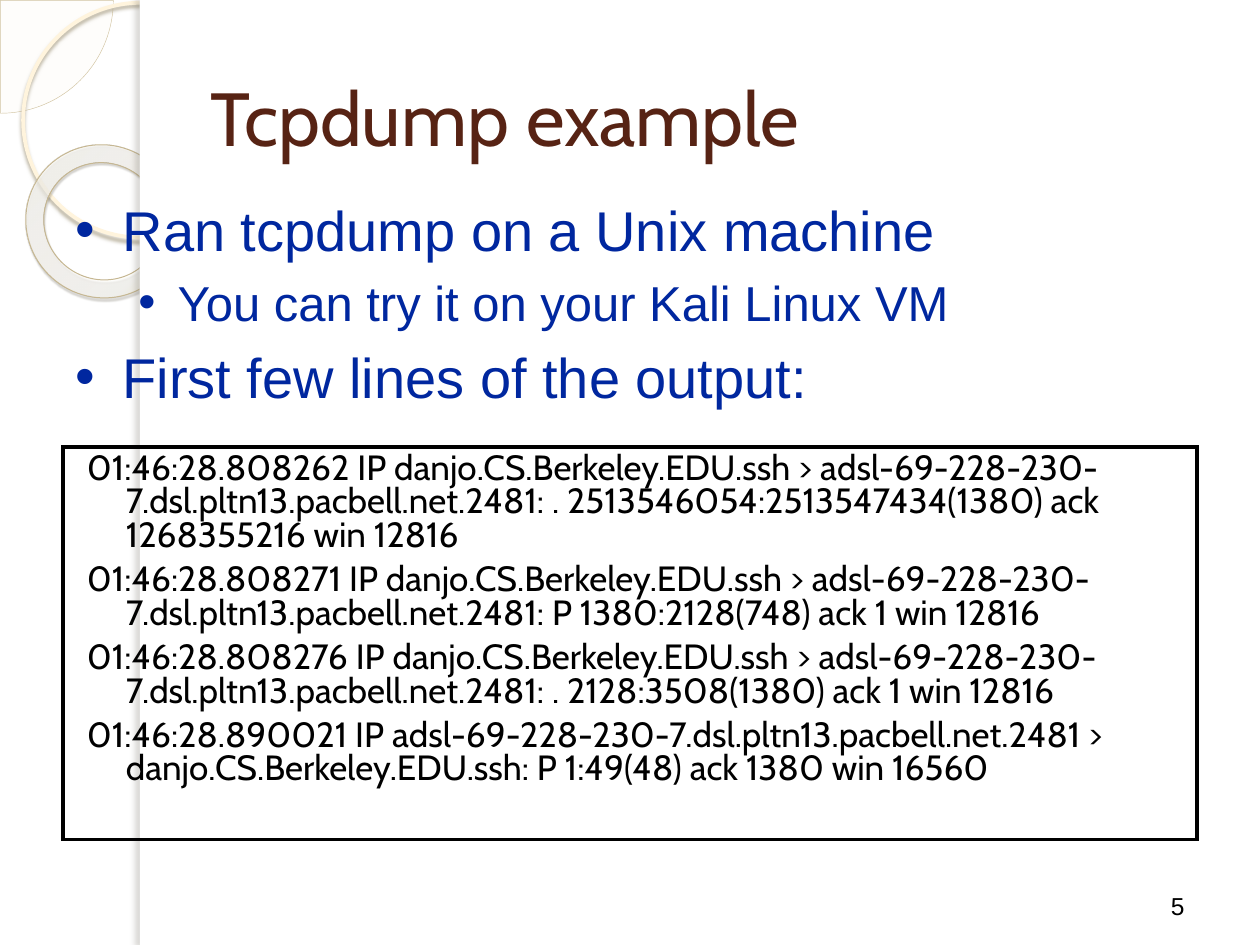
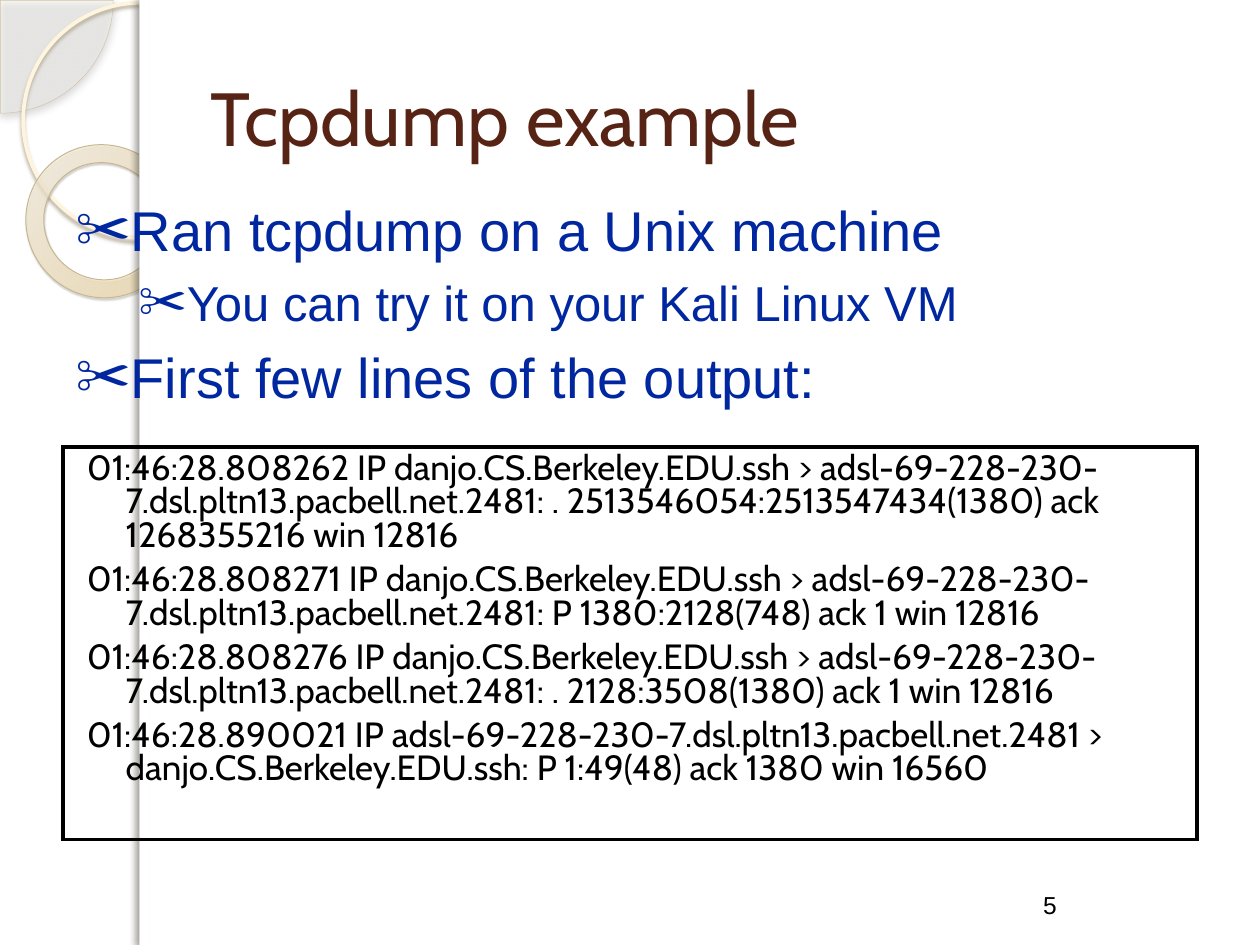
Before and after one commit to centuryhopper/Fall2022CourseContents, a slide deck: slide 5 of CIS6395/Traffic-Analysis-1.pptx. Drawn at 1260x945 pixels with LibreOffice and Linux fonts; fonts in the diff are those of the drawing; background and template pictures are left out. Boxes give left, top, right and bottom in pixels: in the first picture for what was removed or moved away, otherwise in the second. Text is boxed around its words. In the diff, an @@ line names an element or a change of style, - is before the commit and + after.

```diff
--- a/CIS6395/Traffic-Analysis-1.pptx
+++ b/CIS6395/Traffic-Analysis-1.pptx
@@ pie slice (boxed as its full ellipse) at bbox=[0, 0, 113, 113]: shadow on @@
@@ rectangle at bbox=[140, 0, 1260, 945]: shadow on @@
@@ donut at bbox=[0, 113, 211, 329]: fill gradient #FFFCF6 to #FFFEFB to #F0D28E to gradient #EED18E to #FEFAF6; shadow changed @@
@@ text "Ran tcpdump on a Unix ..." at bbox=[131, 206, 957, 409]: bullet • to ✂ @@
@@ text "01:46:28.808262 IP danjo.CS.Berkeley.EDU.ssh > adsl-69-228-2 ..." at bbox=[63, 447, 1197, 840]: outline #000000 2 pt to #000000 2.01 pt @@
@@ page number at bbox=[1043, 897, 1057, 915]: alignment right to centre @@
```
Also in this commit, not shown: 53 other slides changed, 14 other files.
